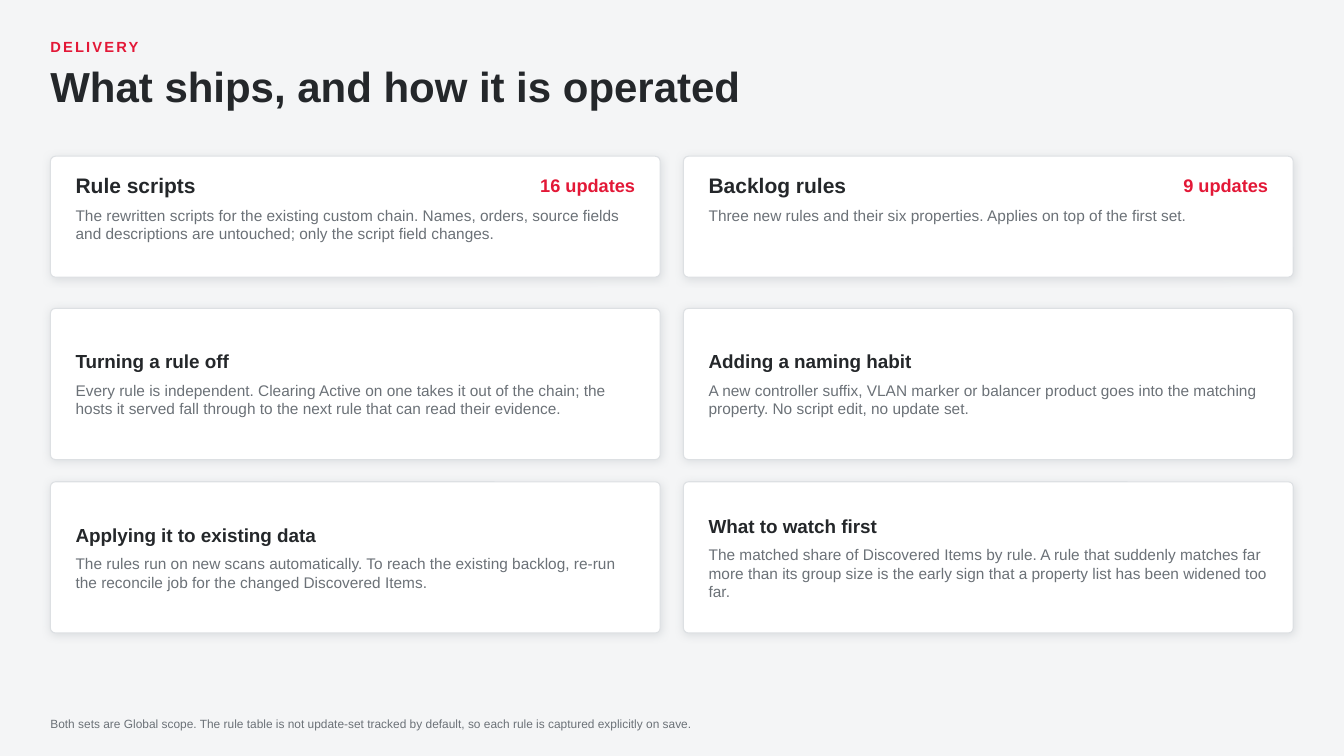
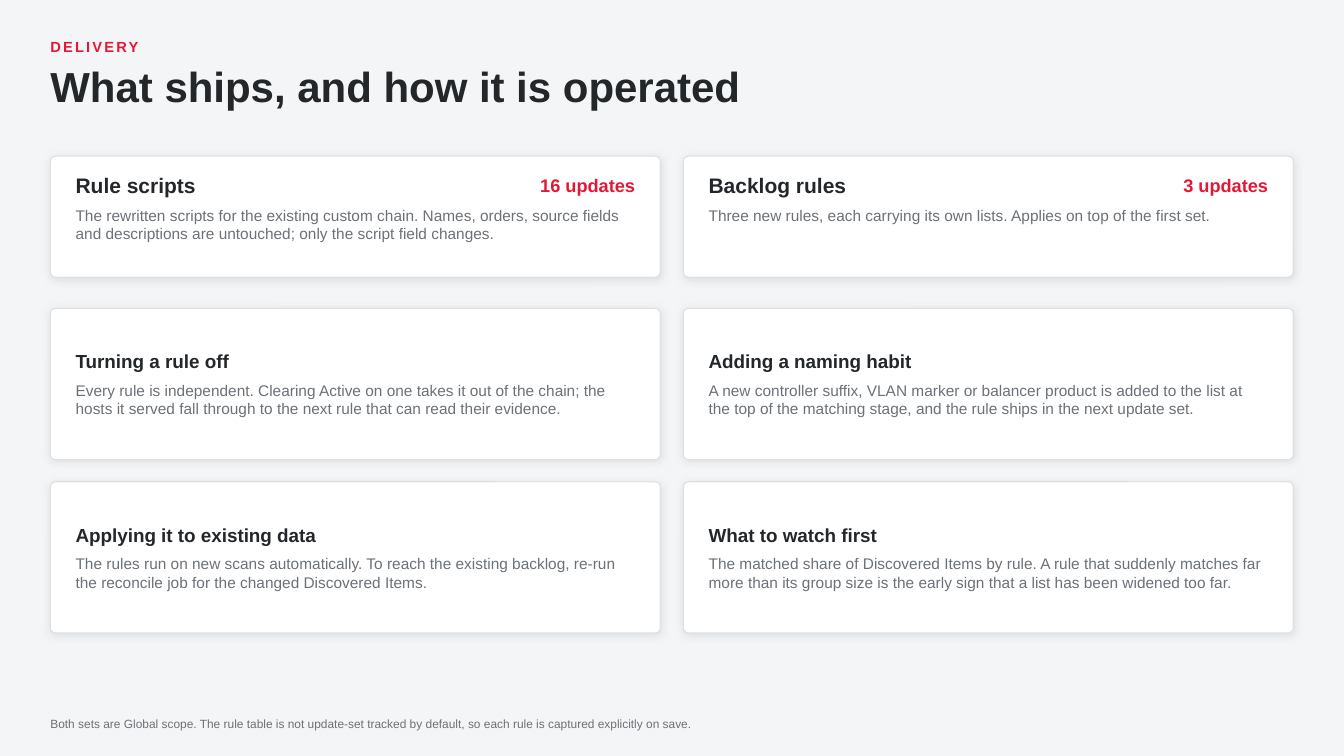
Before and after one commit to singhmihir/py, a slide deck: slide 40 of stories/qualys-ci-lookup-rules/Qualys CI Lookup Rules - Technical Walkthrough.pptx. Drawn at 1344x756 pixels with LibreOffice and Linux fonts; fonts in the diff are those of the drawing. Boxes give left, top, right and bottom in pixels: in the first picture for what was removed or moved away, otherwise in the second. Text is boxed around its words. In the diff, an @@ line names an element or a change of style, - is before the commit and + after.

```diff
--- a/stories/qualys-ci-lookup-rules/Qualys CI Lookup Rules - Technical Walkthrough.pptx
+++ b/stories/qualys-ci-lookup-rules/Qualys CI Lookup Rules - Technical Walkthrough.pptx
@@ text at (x1=1183, y1=178, x2=1268, y2=196): text changed @@
-9 updates
+3 updates
@@ text at (x1=709, y1=210, x2=1210, y2=224): text changed @@
-Three new rules and their six properties. Applies on top of the first set.
+Three new rules, each carrying its own lists. Applies on top of the first set.
@@ text at (x1=709, y1=385, x2=1242, y2=417): text changed @@
-A new controller suffix, VLAN marker or balancer product goes into the matching property. No script edit, no update set.
+A new controller suffix, VLAN marker or balancer product is added to the list at the top of the matching stage, and the rule ships in the next update set.
@@ text at (x1=709, y1=558, x2=1261, y2=591): text changed @@
-The matched share of Discovered Items by rule. A rule that suddenly matches far more than its group size is the early sign that a property list has been widened too far.
+The matched share of Discovered Items by rule. A rule that suddenly matches far more than its group size is the early sign that a list has been widened too far.
```
Also in this commit, not shown: 7 other slides changed, 18 other files.
